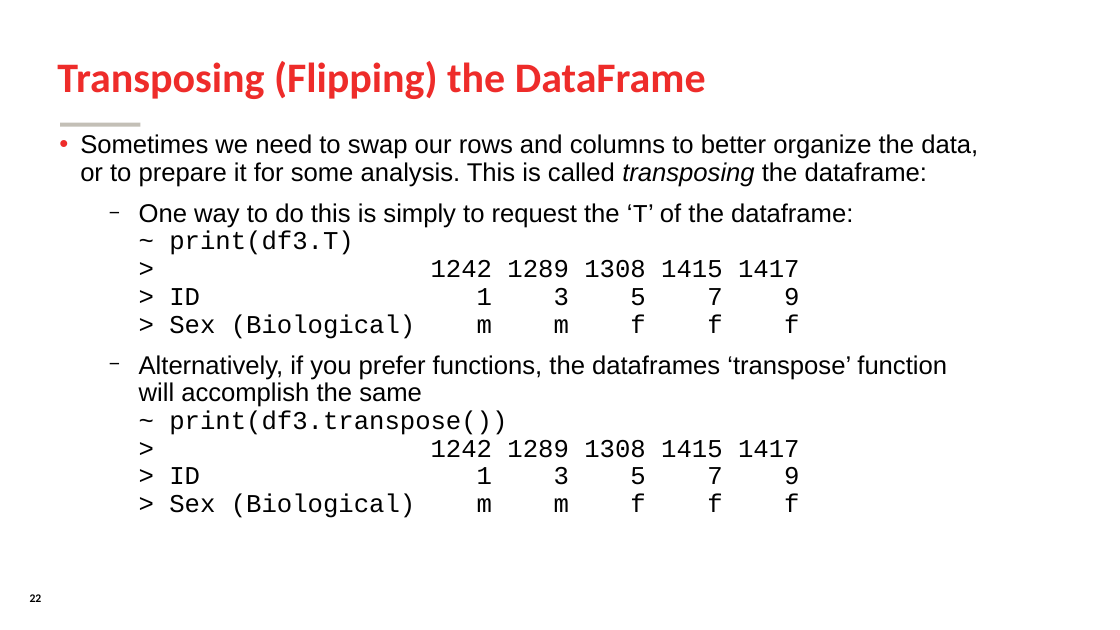
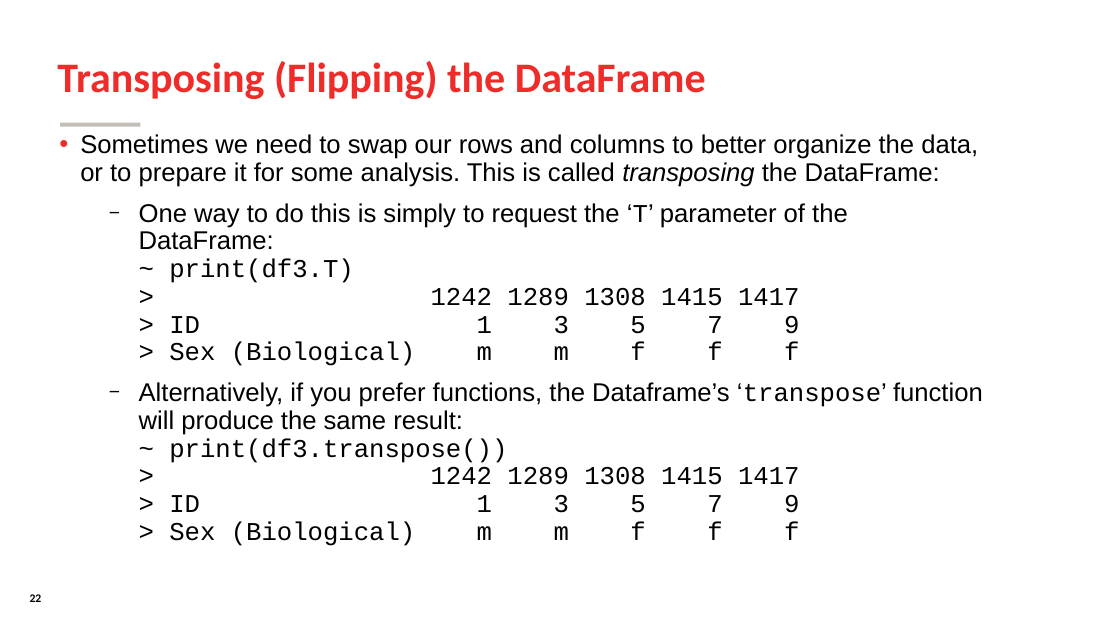
Before and after one commit to SomeoneInParticular/MDPR613_CourseMaterial, a slide deck: slide 22 of PythonCrashCourse/Unit2_DataManagement/Unit2_DataManagement.odp. Drawn at 1120x630 pixels with LibreOffice and Linux fonts; fonts in the diff are those of the drawing; background and template pictures are left out. Boxes give left, top, right and bottom in pixels: in the first picture for what was removed or moved away, otherwise in the second. Text is boxed around its words. In the diff, an @@ line names an element or a change of style, - is before the commit and + after.

```diff
--- a/PythonCrashCourse/Unit2_DataManagement/Unit2_DataManagement.odp
+++ b/PythonCrashCourse/Unit2_DataManagement/Unit2_DataManagement.odp
@@ text at bbox=[80, 134, 983, 546]: text changed @@
-• Sometimes we need to swap our rows and columns to better organize the data, or to prepare it for some analysis. This is called transposing the dataframe:
-  − One way to do this is simply to request the ‘T’ of the dataframe:
-    ~ print(df3.T)
-    > 1242 1289 1308 1415 1417
-    > ID 1 3 5 7 9
-    > Sex (Biological) m m f f f
-  − Alternatively, if you prefer functions, the dataframes ‘transpose’ function will accomplish the same
-    ~ print(df3.transpose())
-    > 1242 1289 1308 1415 1417
-    > ID 1 3 5 7 9
-    > Sex (Biological) m m f f f
+• Sometimes we need to swap our rows and columns to better organize the data, or to prepare it for some analysis. This is called transposing the DataFrame:
+  − One way to do this is simply to request the ‘T’ parameter of the DataFrame:
+    ~ print(df3.T)
+    > 1242 1289 1308 1415 1417
+    > ID 1 3 5 7 9
+    > Sex (Biological) m m f f f
+  − Alternatively, if you prefer functions, the Dataframe’s ‘transpose’ function will produce the same result:
+    ~ print(df3.transpose())
+    > 1242 1289 1308 1415 1417
+    > ID 1 3 5 7 9
+    > Sex (Biological) m m f f f
```
Also in this commit, not shown: 6 other slides changed, 5 other files.
